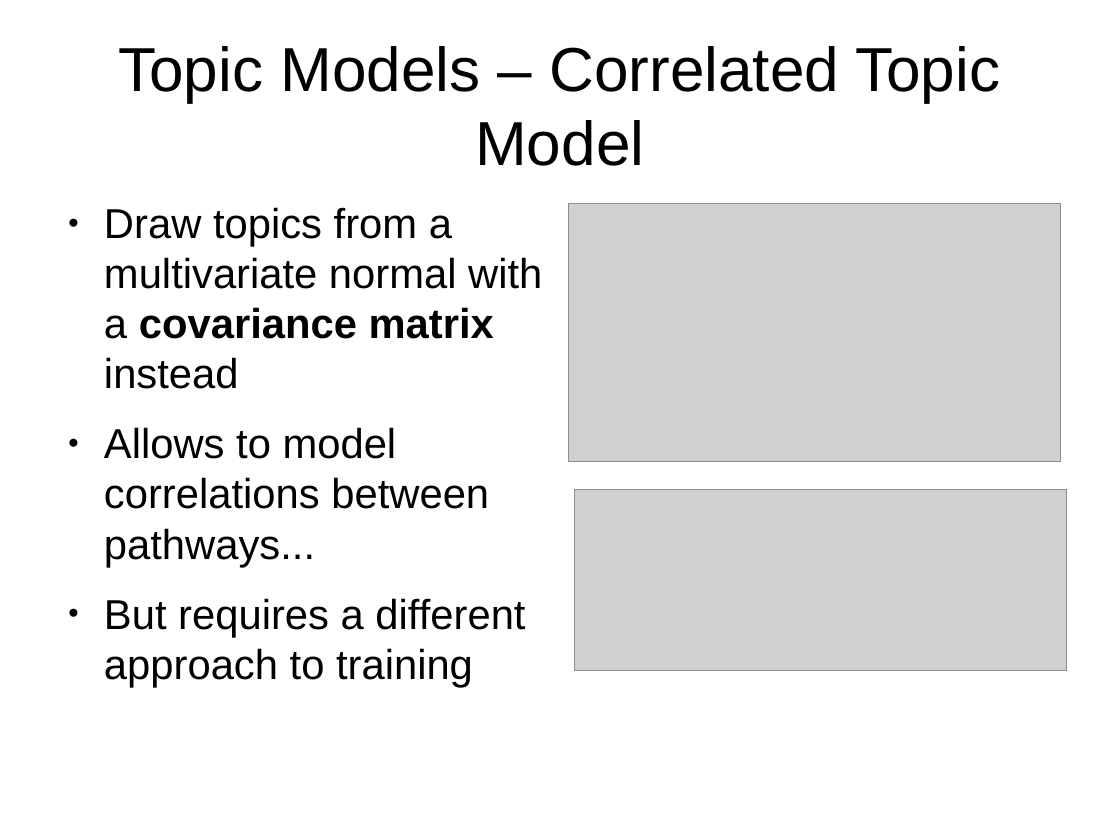
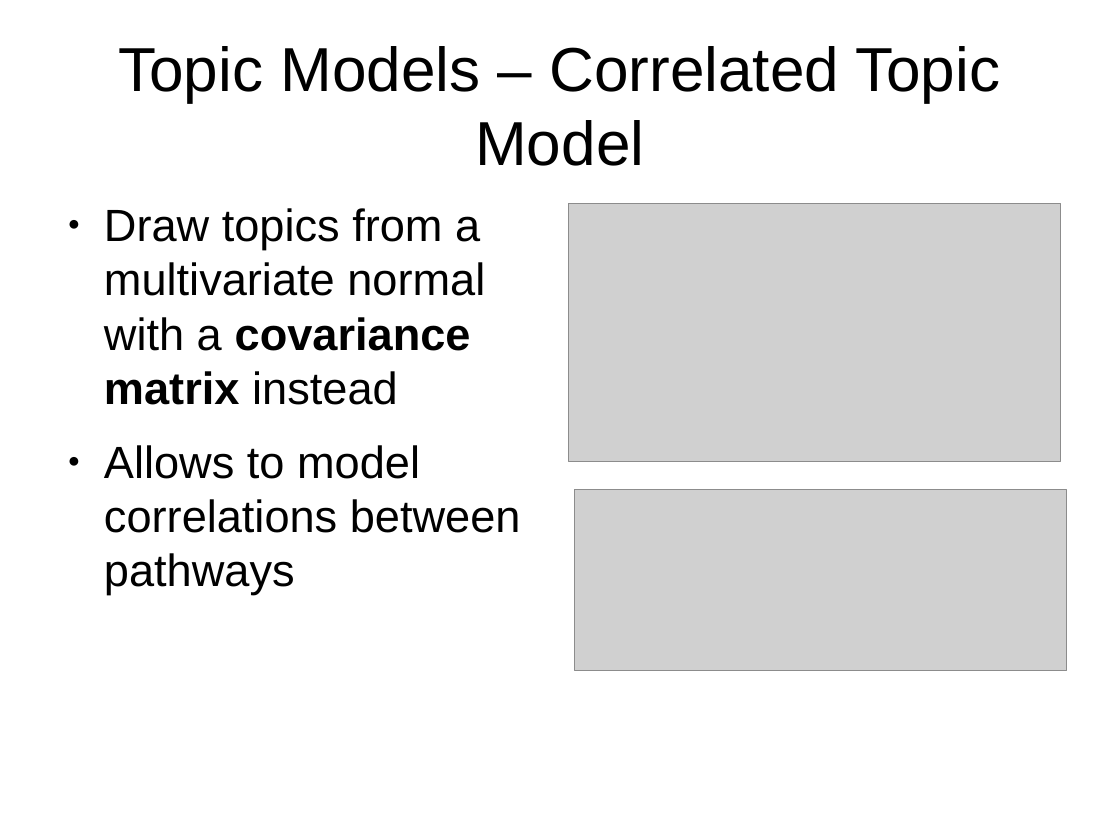
Before and after one commit to mildbyte/part2-dissertation, a slide deck: slide 4 of other/progress-report-presentation.odp. Drawn at 1120x840 pixels with LibreOffice and Linux fonts; fonts in the diff are those of the drawing; grey boxes stand for pictures. Boxes give left, top, right and bottom in pixels: in the first picture for what was removed or moved away, otherwise in the second. Text is boxed around its words. In the diff, an @@ line names an element or a change of style, - is before the commit and + after.

Commit message:
Updated the presentation

```diff
--- a/other/progress-report-presentation.odp
+++ b/other/progress-report-presentation.odp
@@ text at [104, 208, 485, 405]: size 29.6 to 32 pt in "Draw topics from a multivariate normal with ..." @@
@@ text at [104, 445, 521, 595]: text changed; size 29.6 to 32 pt @@
-● Allows to model correlations between pathways...
-● But requires a different approach to training
+● Allows to model correlations between pathways
```
Also in this commit, not shown: 1 slide added.
